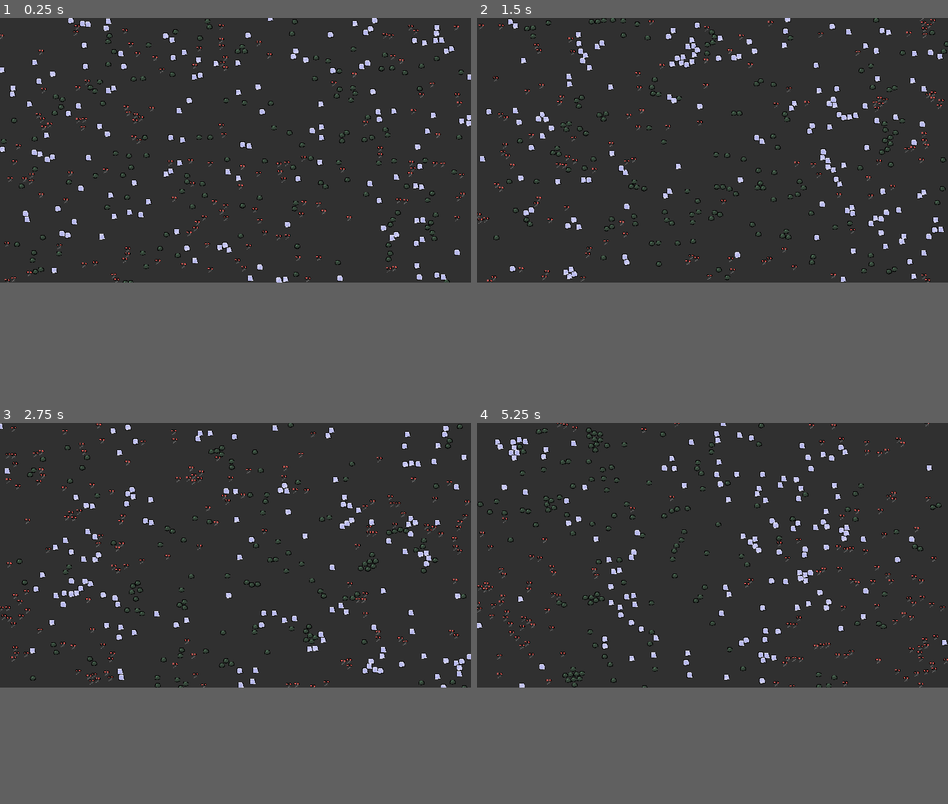
Above: before the commit, frames 1-4 (two rows, left to right).
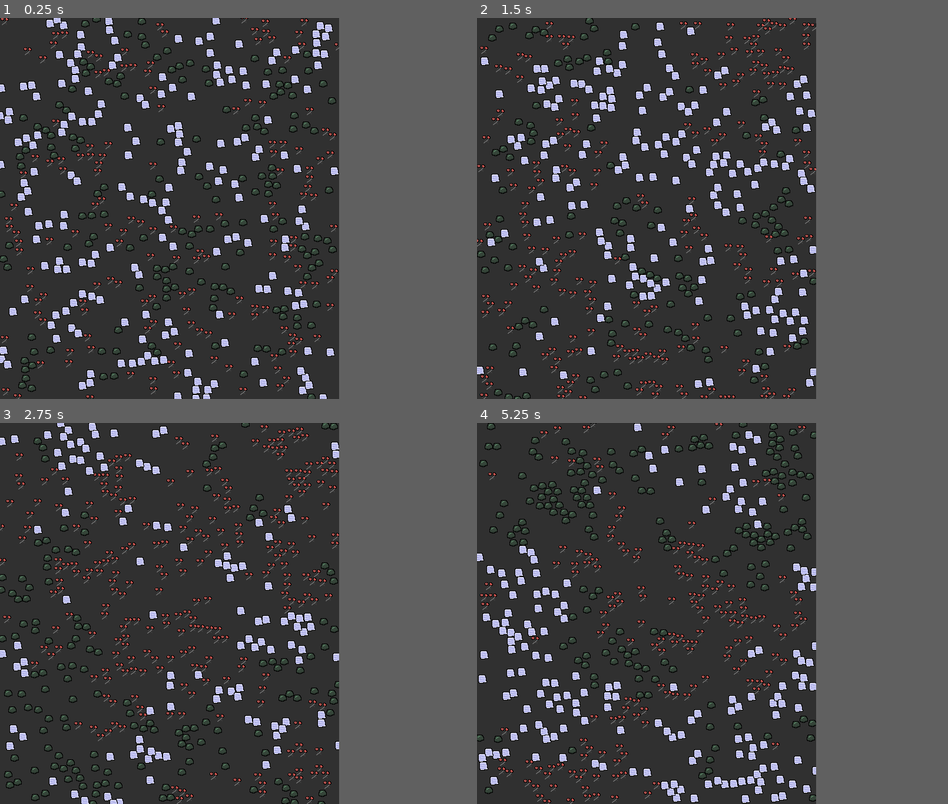
Above: after the commit, the same moments.

Repository: HiddenKendo/Godot-RPS
Game: Godot game, scene res://main.tscn
Two runs of this game, one before a commit and one after it. Both use one fixed random seed, a clock stepped at 60 frames per second and the inputs below.
Inputs:
- Up to frame 1 (0.25 s): no input
- Up to frame 2 (1.5 s): no input
- Up to frame 3 (2.75 s): no input
- Up to frame 4 (5.25 s): no input
In our replay, the window is 800x450 before the commit and 576x648 after it. These sizes can differ from the game's own. Grey fills any space a smaller window leaves; there, only what the larger window draws over its background counts as a difference.

The runs differ from the first frame. In frame 1, 15% of the frame differs, in the area x 0-100%, y 0-100%; in frame 2, 15%; in frame 3, 13%; in frame 4, 14%.

Commit message:
LESS BUNCH UP NOW

Diff:
--- a/main.gd
+++ b/main.gd
@@ -2,7 +2,7 @@
 
 
 var player_scene: PackedScene = preload("res://player.tscn")
-@export_range(1, 400) var num_players: float = 50
+@export_range(1, 1000) var num_players: float = 50
 
 
 func _ready():
--- a/main.tscn
+++ b/main.tscn
@@ -4,4 +4,4 @@
 
 [node name="Main" type="Node2D"]
 script = ExtResource("1_6wyjv")
-num_players = 400.0
+num_players = 500.0
--- a/player.gd
+++ b/player.gd
@@ -3,7 +3,7 @@
 
 enum teams {ROCK, PAPER, SCISSORS}
 
-const SPEED = 80
+const SPEED = 50
 var my_team: int
 @onready var sprite_2d = $Sprite2D
 
@@ -35,24 +35,41 @@
 		if my_team == teams.ROCK:
 			if other_team == teams.SCISSORS:
 				other_dude.update_team(teams.ROCK)
+				other_dude.velocity *= -1
+				velocity *= -1
 				other_dude.start_cooldown()
 			elif other_team == teams.PAPER:
 				update_team(teams.PAPER)
+				other_dude.velocity *= -1
+				velocity *= -1
 				start_cooldown()
+
 		elif my_team == teams.PAPER:
 			if other_team == teams.ROCK:
 				other_dude.update_team(teams.PAPER)
+				other_dude.velocity *= -1
+				velocity *= -1
 				other_dude.start_cooldown()
 			elif other_team == teams.SCISSORS:
 				update_team(teams.SCISSORS)
+				other_dude.velocity *= -1
+				velocity *= -1
 				start_cooldown()
+
 		elif my_team == teams.SCISSORS:
 			if other_team == teams.PAPER:
 				other_dude.update_team(teams.SCISSORS)
+				other_dude.velocity *= -1
+				velocity *= -1
 				other_dude.start_cooldown()
 			elif other_team == teams.ROCK:
 				update_team(teams.ROCK)
+				other_dude.velocity *= -1
+				velocity *= -1
 				start_cooldown()
+		#else:
+			#other_dude.velocity *= -1
+			#velocity *= -1
 
 
 func update_team(team_index: int):
--- a/project.godot
+++ b/project.godot
@@ -17,6 +17,7 @@
 
 [display]
 
+window/size/viewport_width=576
 window/stretch/mode="canvas_items"
 
 [filesystem]
